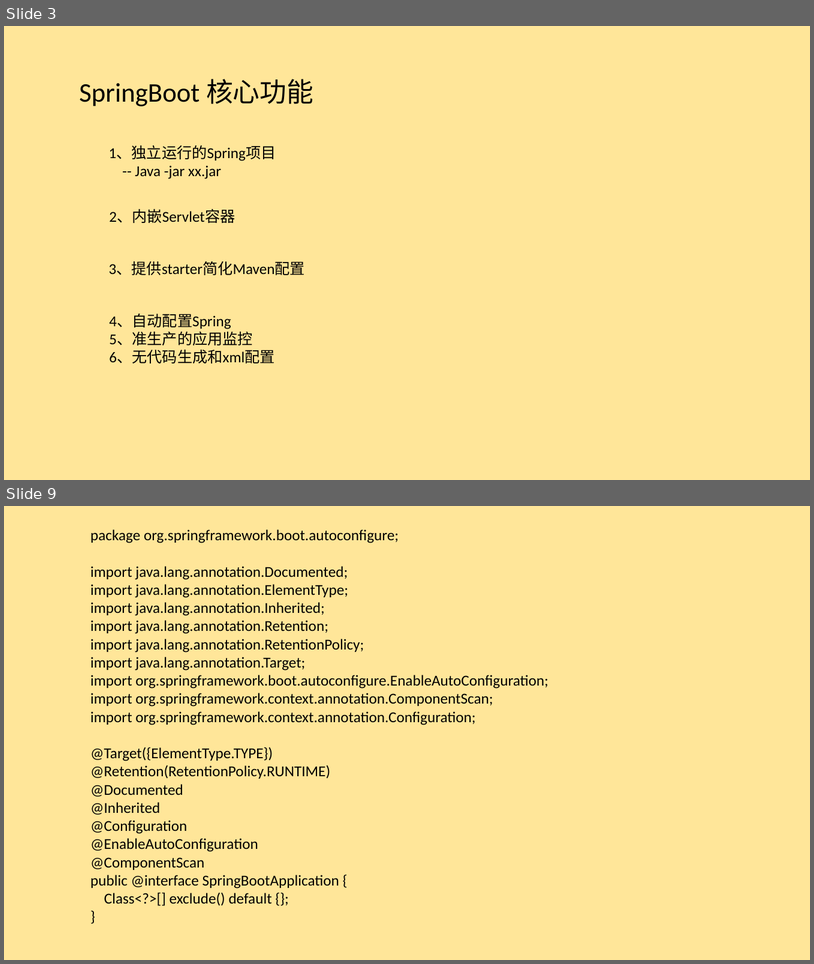
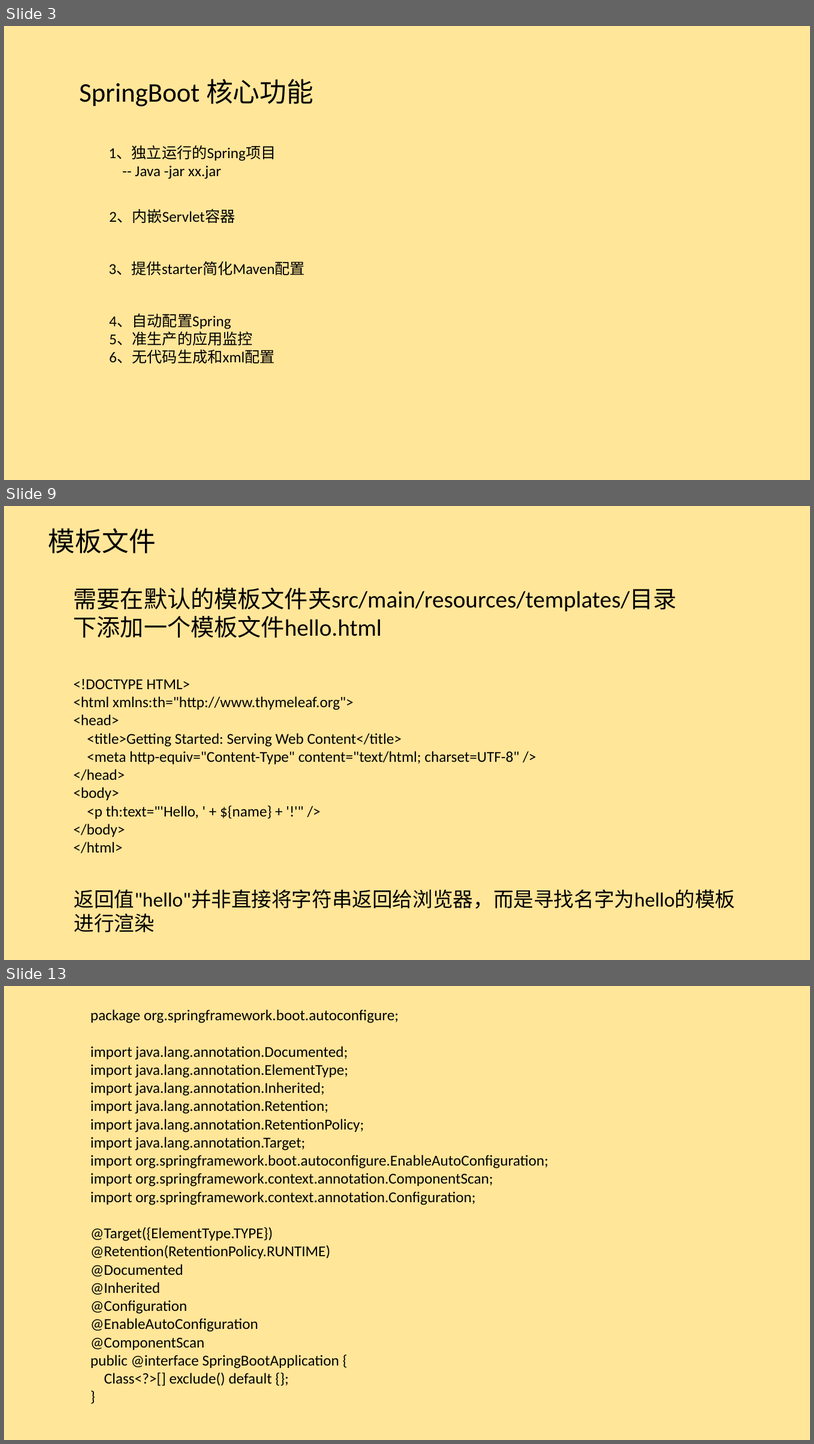
Before and after one commit to alangui/SpringBoot, a slide deck: SpringBoot.pptx. Shown one above the other, each under a label of ours: slides 3 and 9 before the commit, slides 3, 9 and 13 after it; the slides between them are not shown. The pictures are 814x964 and 814x1444 pixels, drawn with LibreOffice and Linux fonts; fonts in the diff are those of the drawing. Boxes give left, top, right and bottom in pixels: in the first picture for what was removed or moved away, otherwise in the second. Text is boxed around its words. In the diff, an @@ line names an element or a change of style, - is before the commit and + after.

```diff
--- a/SpringBoot.pptx
+++ b/SpringBoot.pptx
@@ slide 9 added at [4, 506, 810, 960], background #FFE699 @@
@@ text added at [48, 528, 156, 553], 32 pt, text #000000 @@
+模板文件
@@ text added at [74, 588, 677, 637], 28 pt, text #000000 @@
+需要在默认的模板文件夹src/main/resources/templates/目录下添加一个模板文件hello.html
@@ text added at [74, 679, 519, 853], 18 pt, text #000000 @@
+<!DOCTYPE HTML>
+<html xmlns:th="http://www.thymeleaf.org">
+<head>
+<title>Getting Started: Serving Web Content</title>
+<meta http-equiv="Content-Type" content="text/html; charset=UTF-8" />
+</head>
+<body>
+<p th:text="'Hello, ' + ${name} + '!'" />
+</body>
+</html>
@@ text added at [74, 889, 736, 909], 24 pt, text #000000 @@
+返回值"hello"并非直接将字符串返回给浏览器，而是寻找名字为hello的模板进行渲染
@@ what was slide 9 is now slide 13 @@
```
Also in this commit, not shown: 5 slides changed, 3 other slides added, 6 other files.
